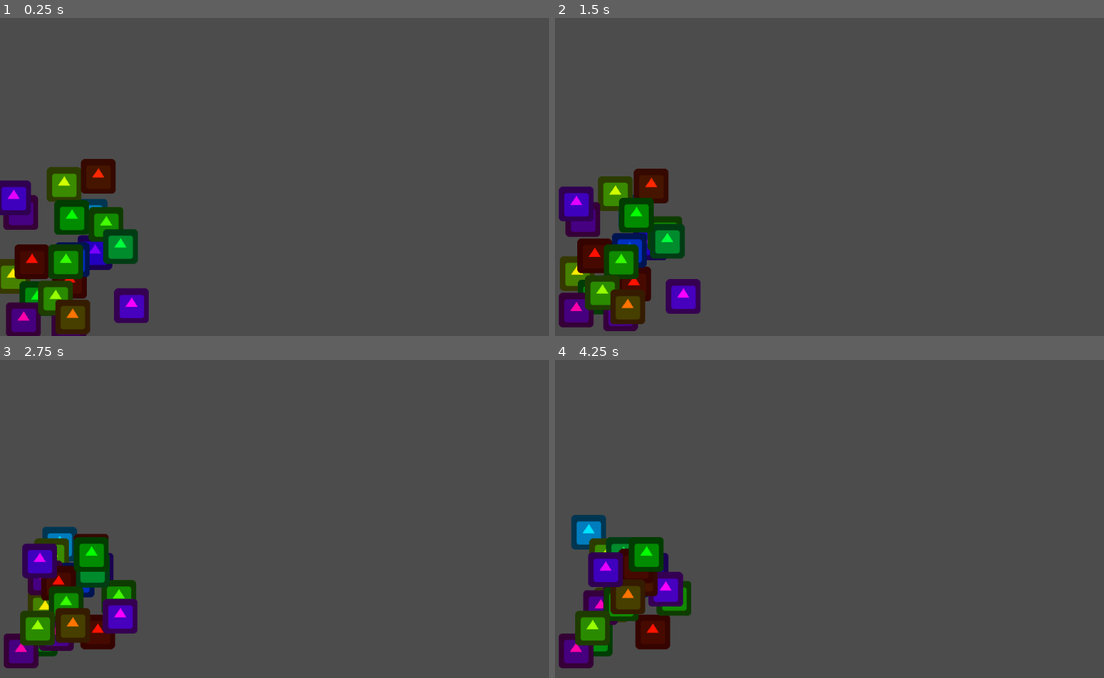
Above: before the commit, frames 1-4 (two rows, left to right).
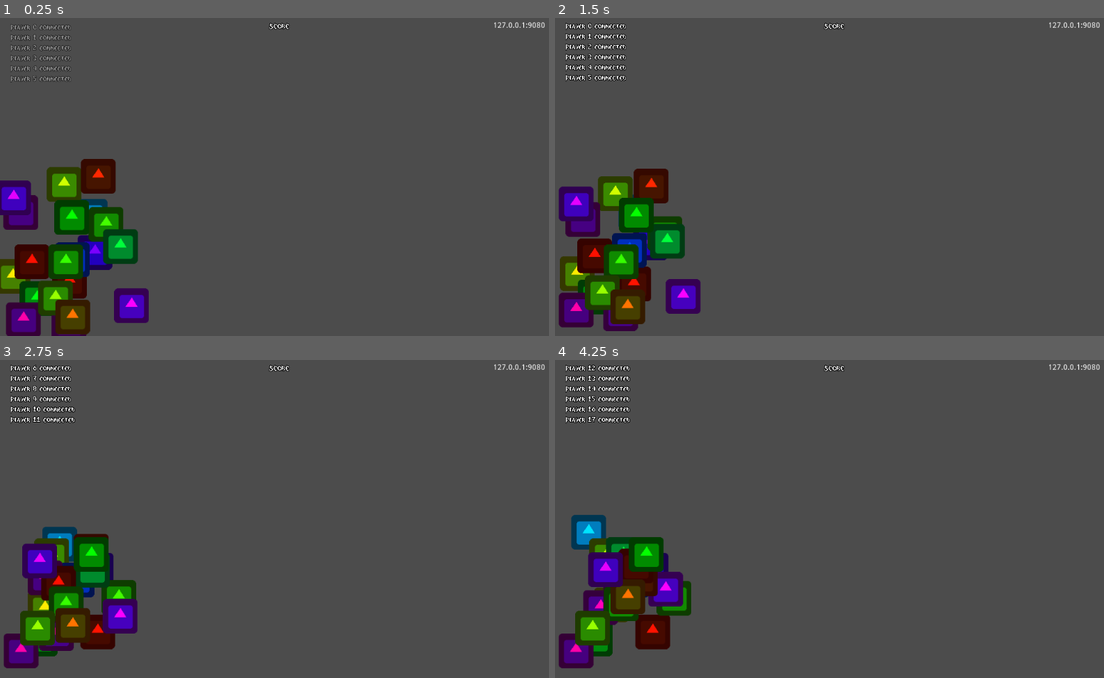
Above: after the commit, the same moments.

Repository: manning390/number-horde
Game: Godot game, scene res://scenes/Server.tscn
Same seed, same stepped clock (60 frames per second), same inputs: the game is played once before the commit and once after it. The engine's default icon, where the game draws it, is replaced by a stand-in: a white triangle on a blue panel in a dark square.
Inputs:
- Up to frame 1 (0.25 s): no input
- Up to frame 2 (1.5 s): no input
- Up to frame 3 (2.75 s): no input
- Up to frame 4 (4.25 s): no input

The runs differ from the first frame. In frame 1, 0.7% of the frame differs, in the area x 1-100%, y 1-21%; in frame 2, 1.0%; in frame 3, 1.0%; in frame 4, 1.1%, in the area x 1-100%, y 1-20%.

Commit message:
Falling text, floating text, upnp exploration, notifications

Diff:
--- /dev/null
+++ b/fonts/buried-outline.tres
@@ -0,0 +1,8 @@
+[gd_resource type="DynamicFont" load_steps=2 format=2]
+
+[ext_resource path="res://fonts/buried-extended-v1/BuriedExtended.ttf" type="DynamicFontData" id=1]
+
+[resource]
+outline_size = 1
+outline_color = Color( 0, 0, 0, 1 )
+font_data = ExtResource( 1 )
--- /dev/null
+++ b/scenes/FallingText.tscn
@@ -0,0 +1,18 @@
+[gd_scene load_steps=3 format=2]
+
+[ext_resource path="res://scripts/FallingText.gd" type="Script" id=1]
+[ext_resource path="res://fonts/buried-outline.tres" type="DynamicFont" id=2]
+
+[node name="FallingText" type="Position2D"]
+script = ExtResource( 1 )
+
+[node name="Label" type="Label" parent="."]
+margin_right = 40.0
+margin_bottom = 16.0
+custom_fonts/font = ExtResource( 2 )
+text = "Test"
+__meta__ = {
+"_edit_use_anchors_": false
+}
+
+[node name="Tween" type="Tween" parent="."]
--- a/scenes/FloatingText.tscn
+++ b/scenes/FloatingText.tscn
@@ -1,29 +1,16 @@
 [gd_scene load_steps=3 format=2]
 
-[ext_resource path="res://game_assets/fonts/pentagram-extended-v1/PentagramExtended.ttf" type="DynamicFontData" id=1]
-
-[sub_resource type="DynamicFont" id=1]
-outline_size = 1
-font_data = ExtResource( 1 )
+[ext_resource path="res://fonts/buried-outline.tres" type="DynamicFont" id=1]
+[ext_resource path="res://scripts/FloatingText.gd" type="Script" id=2]
 
 [node name="FloatingText" type="Position2D"]
+script = ExtResource( 2 )
 
 [node name="Label" type="Label" parent="."]
-anchor_left = 0.5
-anchor_top = 0.5
-anchor_right = 0.5
-anchor_bottom = 0.5
-margin_left = -50.5
-margin_top = -12.5
-margin_right = 50.5
-margin_bottom = 12.5
-rect_min_size = Vector2( 100, 25 )
-custom_fonts/font = SubResource( 1 )
-custom_colors/font_color = Color( 1, 1, 1, 1 )
-custom_colors/font_outline_modulate = Color( 0, 0, 0, 1 )
-text = "Something here"
-align = 1
-valign = 1
+margin_right = 40.0
+margin_bottom = 14.0
+custom_fonts/font = ExtResource( 1 )
+text = "Test"
 __meta__ = {
 "_edit_use_anchors_": false
 }
--- a/scenes/Server.tscn
+++ b/scenes/Server.tscn
@@ -1,13 +1,54 @@
-[gd_scene load_steps=2 format=2]
+[gd_scene load_steps=3 format=2]
 
 [ext_resource path="res://scripts/Server.gd" type="Script" id=1]
+[ext_resource path="res://fonts/buried-outline.tres" type="DynamicFont" id=2]
 
 [node name="Server" type="Node"]
 script = ExtResource( 1 )
 
-[node name="Control" type="Control" parent="."]
-margin_right = 40.0
-margin_bottom = 40.0
+[node name="UI" type="Node2D" parent="."]
+z_index = 10
+
+[node name="Control" type="Control" parent="UI"]
+anchor_right = 1.0
+anchor_bottom = 1.0
+margin_left = 4.0
+margin_right = 1024.0
+margin_bottom = 600.0
 __meta__ = {
 "_edit_use_anchors_": false
 }
+
+[node name="IP" type="Label" parent="UI/Control"]
+anchor_left = 1.0
+anchor_right = 1.0
+margin_left = -116.0
+margin_top = 20.0
+margin_right = -20.0
+margin_bottom = 34.0
+grow_horizontal = 0
+text = "127.0.0.1:9080"
+align = 2
+__meta__ = {
+"_edit_use_anchors_": false
+}
+
+[node name="Score" type="Label" parent="UI/Control"]
+anchor_left = 0.5
+anchor_right = 0.5
+margin_left = -20.0
+margin_top = 20.0
+margin_right = 21.0
+margin_bottom = 34.0
+grow_horizontal = 2
+custom_fonts/font = ExtResource( 2 )
+text = "SCORE"
+align = 1
+__meta__ = {
+"_edit_use_anchors_": false
+}
+
+[node name="Notify_timer" type="Timer" parent="."]
+wait_time = 1.8
+autostart = true
+[connection signal="timeout" from="Notify_timer" to="." method="_on_Notify_timer_timeout"]
--- /dev/null
+++ b/scripts/FallingText.gd
@@ -0,0 +1,46 @@
+extends Position2D
+
+onready var tween = $Tween
+onready var label = $Label
+
+# warning-ignore:unused_class_variable
+var text setget set_text, get_text
+
+# Called when the node enters the scene tree for the first time.
+func _ready():
+	modulate.a = 0
+
+func start():
+	tween.interpolate_property(self, "position",
+		position + Vector2(0, 10),
+		position,
+		0.3, Tween.TRANS_LINEAR, Tween.EASE_IN
+	)
+
+	tween.interpolate_property(self, "modulate",
+		Color(modulate.r, modulate.g, modulate.b, modulate.a),
+		Color(modulate.r, modulate.g, modulate.b, 1.0),
+		0.5, Tween.TRANS_LINEAR, Tween.EASE_IN
+	)
+
+	tween.interpolate_property(self, "modulate",
+		Color(modulate.r, modulate.g, modulate.b, 1.0),
+		Color(modulate.r, modulate.g, modulate.b, 0.0),
+		0.3, Tween.TRANS_LINEAR, Tween.EASE_OUT, 1.5
+	)
+
+	tween.interpolate_property(self, "position",
+		position,
+		position + Vector2(0, 40),
+		0.5, Tween.TRANS_LINEAR, Tween.EASE_IN, 1.5
+	)
+
+	tween.interpolate_callback(self, 2.0, "destroy")
+
+	tween.start()
+
+func set_text(new_text):
+	label.text = str(new_text)
+
+func get_text():
+	return label.text
--- /dev/null
+++ b/scripts/FloatingText.gd
@@ -0,0 +1,43 @@
+extends Position2D
+
+onready var tween = $Tween
+
+var velocity = Vector2(0, -100)
+var gravity = Vector2(0, 1)
+var mass = 200
+
+# warning-ignore:unused_class_variable
+var text setget set_text, get_text
+
+# Called when the node enters the scene tree for the first time.
+func _ready():
+	tween.interpolate_property(self, "modulate",
+		Color(modulate.r, modulate.g, modulate.b, modulate.a),
+		Color(modulate.r, modulate.g, modulate.b, 0.0),
+		0.3, Tween.TRANS_LINEAR, Tween.EASE_OUT, 0.7
+	)
+
+	tween.interpolate_property(self, "scale",
+		Vector2(0,0),
+		Vector2(1,1),
+		0.3, Tween.TRANS_QUART, Tween.EASE_OUT)
+
+	tween.interpolate_property(self, "scale",
+		Vector2(1, 1),
+		Vector2(0.4, 0.4),
+		1.0, Tween.TRANS_LINEAR, Tween.EASE_OUT, 0.6
+	)
+
+	tween.interpolate_callback(self, 1.0, "destroy")
+
+	tween.start()
+
+func _process(delta):
+	velocity += gravity * mass * delta
+	position += velocity * delta
+
+func set_text(new_text):
+	$Label.text = str(new_text)
+
+func get_text():
+	return $Label.text
--- a/scripts/Server.gd
+++ b/scripts/Server.gd
@@ -2,16 +2,19 @@
 
 var player_node = preload("res://scenes/Player.tscn")
 var zombie_node = preload("res://scenes/Zombie.tscn")
+var notify_node = preload("res://scenes/FallingText.tscn")
 
 var TEST = 0
 
+var ip = "127.0.0.1"
 const PORT = 9080
+
 var _server = WebSocketServer.new()
-var crypto = Crypto.new()
+#var _upnp = UPNP.new()
+#var upnp_err = 1
+#var crypto = Crypto.new()
 # var key = crypto.generate_rsa(4096)
 # var cert = crypto.generate_self_signed_certificate(key, "CN=localhost,O=myorganisation,C=IT")
-
-var next_wave = 0
 
 # Maps pkt method strings to function calls
 # See _on_data for call
@@ -23,8 +26,23 @@
 var zombies = []
 var targetable_zombies = []
 
+const MAX_NOTIFY = 6
+var notify_queue = []
+
 # Called when the node enters the scene tree for the first time.
 func _ready():
+#	upnp_err = _upnp.discover()
+##		print("Port mapping failed, will need to port forward")
+#	if upnp_err == OK:
+#		print("upnp OK")
+#
+#		print(_upnp.get_gateway().query_external_address())
+#		_upnp.add_port_mapping(PORT)
+#		var _ip = _upnp.query_external_address()
+#		print("ext ip ", _ip)
+#		if _ip != "":
+#			ip = _ip
+
 	Global.node_creation_parent = self
 	_server.connect("client_connected", self, "_on_connect")
 	_server.connect("client_disconnected", self, "_on_disconnect")
@@ -45,9 +63,17 @@
 	for i in 20:
 		spawn_player(i, true)
 
+	# Display our IP
+#	$UI/Control/IP.text = "Server: %s:%d" % [ip, PORT]
+
+	# Run first round of notifications immediately
+	_on_Notify_timer_timeout()
+
 func _exit_tree():
 	Global.node_creation_parent = null
 	_server.stop()
+#	if upnp_err == 0:
+#		_upnp.delete_port_mapping(PORT)
 
 func _process(delta):
 	# Spawn a zombie for every player there is, negative numbers ignored
@@ -100,12 +126,14 @@
 		"instance": player_instance
 	}
 
+	notify("Player %d connected" % [id])
+
 	# Tell client the info
 	if !isMock:
 		_sendPkt(id, "connected", {
 			"id": id,
 			"color": color.to_html().right(2), # Remove alpha channel
-			"wait": next_wave
+			"wait": 0
 		})
 
 func _on_close_request(id, code, reason):
@@ -128,12 +156,12 @@
 
 func _on_connect(id, _proto):
 	print("Client %d connected" % [id])
-
 	spawn_player(id)
 
 func _on_disconnect(id, was_clean = false):
 	print("Client %d disconnected, clean: %s" % [id, str(was_clean)])
 	# Notify game player has left
+	notify("Player %d disconnected" % [id])
 	# Remove Instance
 	players[id].instance.queue_free()
 	# Remove player
@@ -149,3 +177,16 @@
 			return
 	players[id].instance.fire(null)
 #	_sendPkt(id, "miss", {})
+
+func notify(text):
+	notify_queue.append(text)
+
+func _on_Notify_timer_timeout():
+	var notification_count  = notify_queue.size()
+	if Global.node_creation_parent != null && notification_count > 0:
+		var text = notify_queue.pop_front()
+		for i in min(notification_count, MAX_NOTIFY)-1:
+			text += "\n" + notify_queue.pop_front()
+		var notify_inst = Global.instance_node(notify_node, Vector2(20, 20), Global.node_creation_parent)
+		notify_inst.set_text(text)
+		notify_inst.start()
Renamed: client/src/fonts/BuriedExtended.otf -> fonts/buried-extended-v1/BuriedExtended.otf
Renamed: client/src/fonts/BuriedExtended.svg -> fonts/buried-extended-v1/BuriedExtended.svg
Renamed: game_assets/fonts/buried-extended-v1/BuriedExtended.ttf -> fonts/buried-extended-v1/BuriedExtended.ttf
Renamed: client/src/fonts/BuriedExtended.woff -> fonts/buried-extended-v1/BuriedExtended.woff
Renamed: game_assets/fonts/buried-extended-v1/buried-extended-v1.png -> fonts/buried-extended-v1/buried-extended-v1.png
Renamed: game_assets/fonts/kultist-extended-v1/KultistExtended.otf -> fonts/kultist-extended-v1/KultistExtended.otf
Renamed: game_assets/fonts/kultist-extended-v1/KultistExtended.svg -> fonts/kultist-extended-v1/KultistExtended.svg
Renamed: game_assets/fonts/kultist-extended-v1/KultistExtended.ttf -> fonts/kultist-extended-v1/KultistExtended.ttf
Renamed: game_assets/fonts/kultist-extended-v1/KultistExtended.woff -> fonts/kultist-extended-v1/KultistExtended.woff
Renamed: game_assets/fonts/kultist-extended-v1/kultist-extended-v1.png -> fonts/kultist-extended-v1/kultist-extended-v1.png
Renamed: game_assets/fonts/mourning-extended-v1/MourningExtended.otf -> fonts/mourning-extended-v1/MourningExtended.otf
Renamed: game_assets/fonts/mourning-extended-v1/MourningExtended.svg -> fonts/mourning-extended-v1/MourningExtended.svg
(and 55 more such lines)
